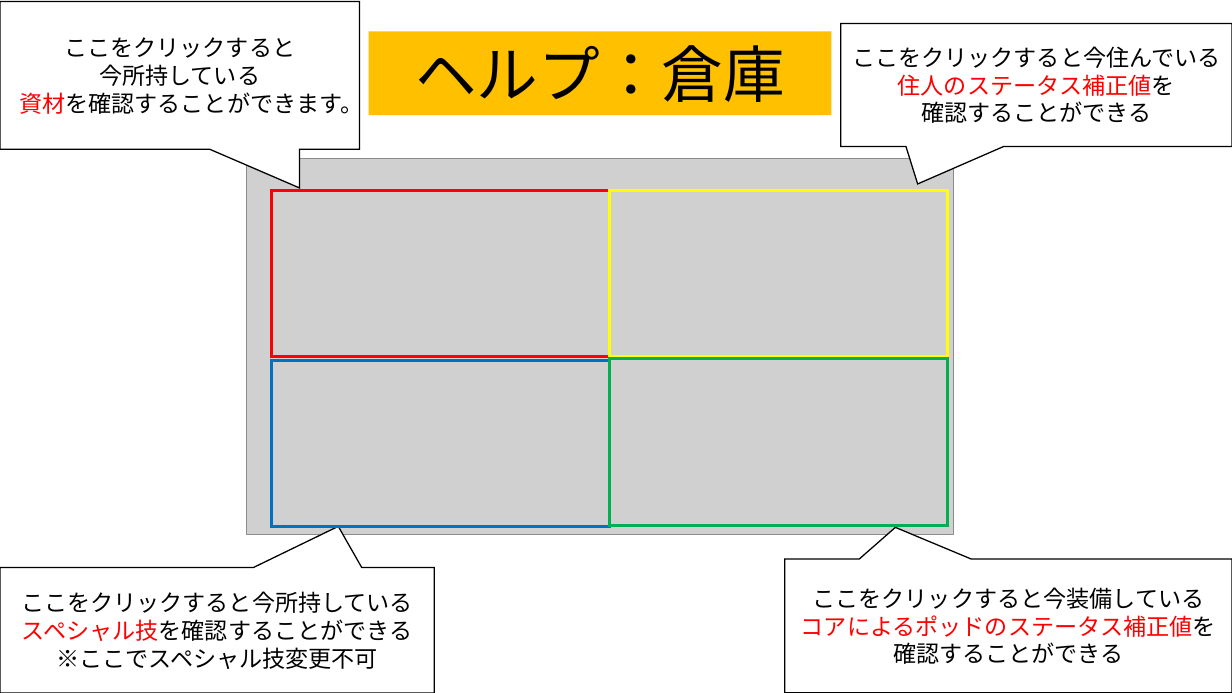
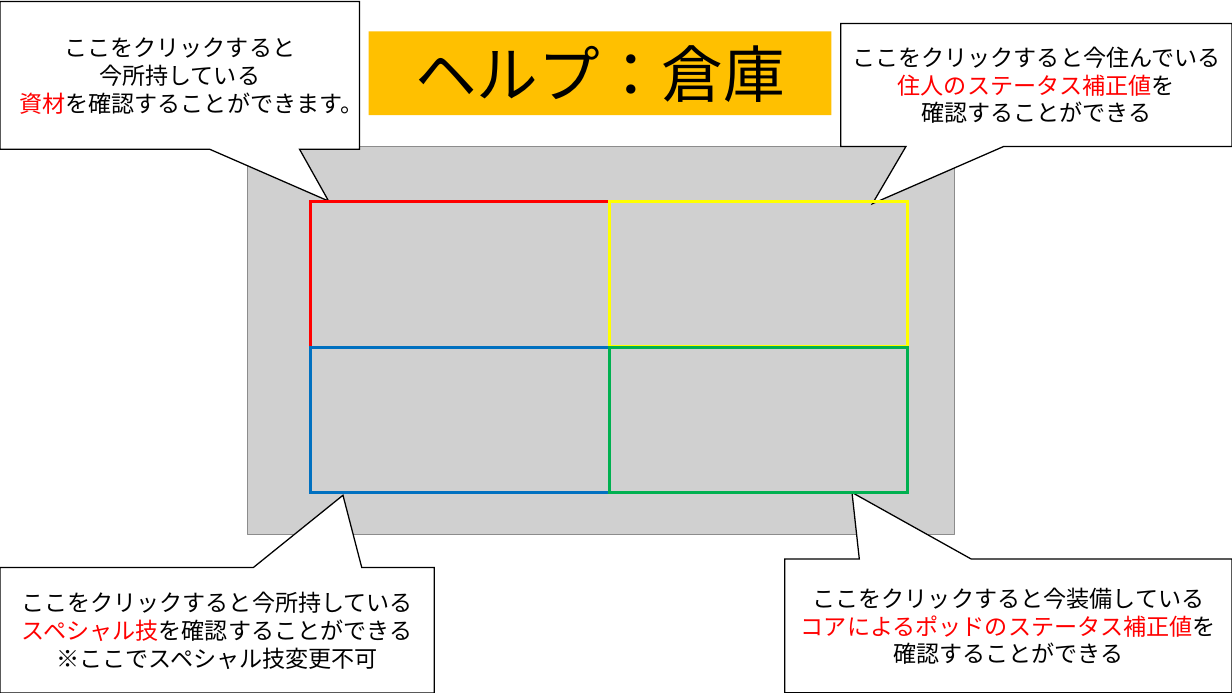
Before and after one commit to team556/team, a slide deck: slide 2 of 説明文.pptx. Drawn at 1232x693 pixels with LibreOffice and Linux fonts; fonts in the diff are those of the drawing; grey boxes stand for pictures. Boxes give left, top, right and bottom in pixels: in the first picture for what was removed or moved away, otherwise in the second. Text is boxed around its words. In the diff, an @@ line names an element or a change of style, - is before the commit and + after.

Commit message:
ヘルプ画面のパワポの方の画像を新しいものに変更 ※ゲーム内ヘルプの方の画像も変更しようとしたが パワポのバージョンの違いにより表示方法が変わっていて現在のコードにそのまま適用は出来ないので断念

```diff
--- a/説明文.pptx
+++ b/説明文.pptx
@@ proportions changed in 3 elements at [0,2,360,150], [785,559,1232,693], [841,23,1232,146] @@
@@ picture: place and size @@
-picture at [247,159,954,535]
+picture at [248,147,955,535]
@@ rectangle: place and size @@
-rectangle at [272,190,610,357]
+rectangle at [311,201,610,347]
@@ rectangle: place and size @@
-rectangle at [610,190,948,357]
+rectangle at [610,201,909,347]
@@ rectangle: place and size @@
-rectangle at [272,360,610,528]
+rectangle at [311,348,610,493]
@@ rectangle: place and size @@
-rectangle at [610,359,948,525]
+rectangle at [610,348,909,493]
```
Also in this commit, not shown: 6 other slides changed, 2 other files.
